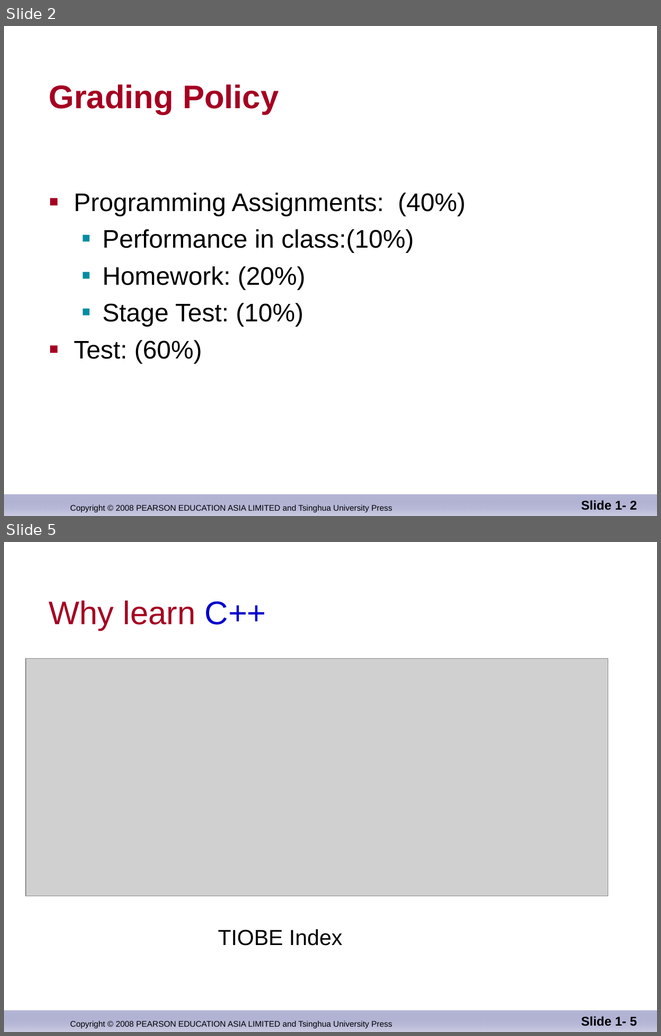
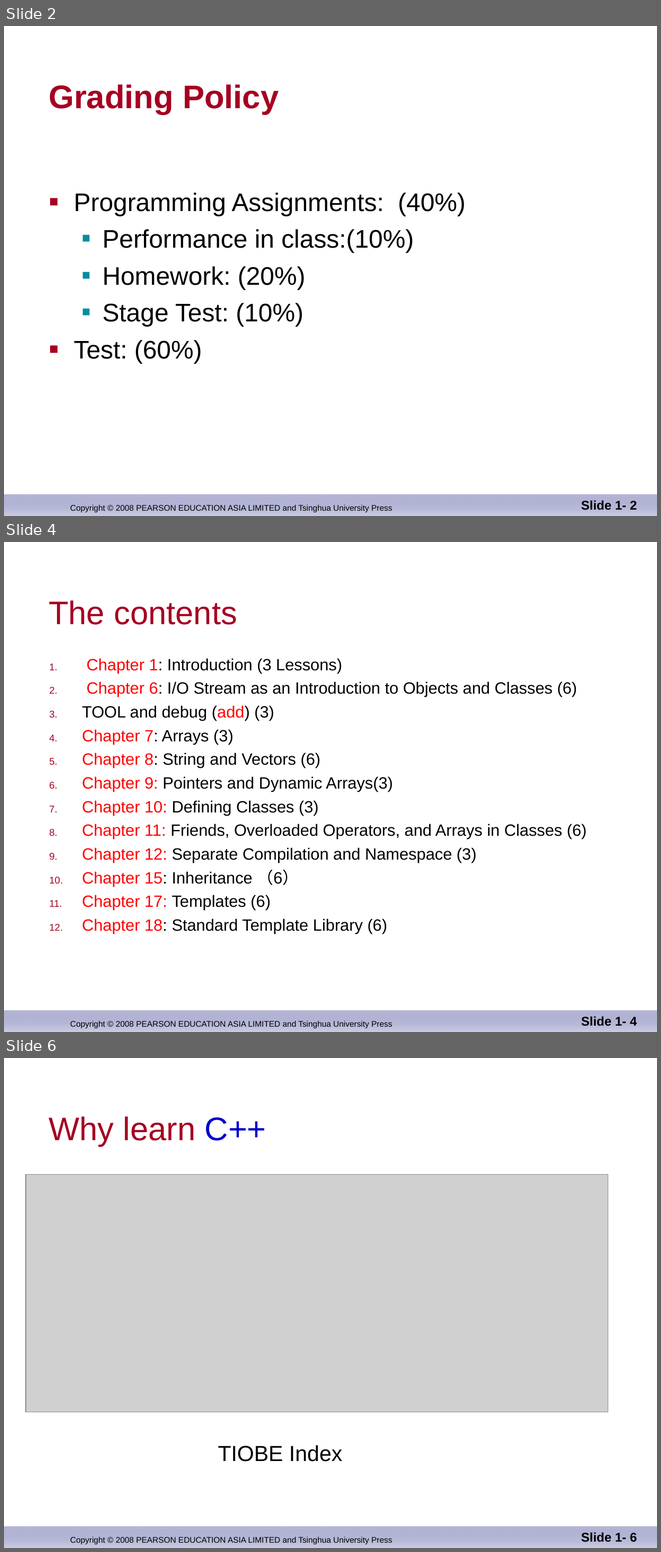
Before and after one commit to djuanbei/CPLUSPLUS, a slide deck: ppt/ch_01.ppt. Shown one above the other, each under a label of ours: slides 2 and 5 before the commit, slides 2, 4 and 6 after it; the slides between them are not shown. The pictures are 661x1036 and 661x1552 pixels, drawn with LibreOffice and Linux fonts; fonts in the diff are those of the drawing; grey boxes stand for pictures; background and template pictures are left out. Boxes give left, top, right and bottom in pixels: in the first picture for what was removed or moved away, otherwise in the second. Text is boxed around its words. In the diff, an @@ line names an element or a change of style, - is before the commit and + after.

```diff
--- a/ppt/ch_01.ppt
+++ b/ppt/ch_01.ppt
@@ slide 4 added at (4,542,657,1032), background #FFFFFF; not listed: 2 template elements that a slide beside it also shows @@
@@ title added at (49,600,237,625), 36 pt, text #A50021 @@
+The contents
@@ text added at (82,658,587,934), 18 pt, text #000000 @@
+1. Chapter 1: Introduction (3 Lessons)
+2. Chapter 6: I/O Stream as an Introduction to Objects and Classes (6)
+3. TOOL and debug (add) (3)
+4. Chapter 7: Arrays (3)
+5. Chapter 8: String and Vectors (6)
+6. Chapter 9: Pointers and Dynamic Arrays(3)
+7. Chapter 10: Defining Classes (3)
+8. Chapter 11: Friends, Overloaded Operators, and Arrays in Classes (6)
+9. Chapter 12: Separate Compilation and Namespace (3)
+10. Chapter 15: Inheritance （6）
+11. Chapter 17: Templates (6)
+12. Chapter 18: Standard Template Library (6)
@@ page number added at (581,1016,637,1026), 14 pt, text #000000, bold @@
+Slide 1- 4
@@ what was slide 5 is now slide 6 @@
@@ page number at (581,1532,637,1542): text changed @@
-Slide 1- 5
+Slide 1- 6
```
Also in this commit, not shown: 2 slides changed, 2 other slides added, 1 slide removed, 2 other files.
